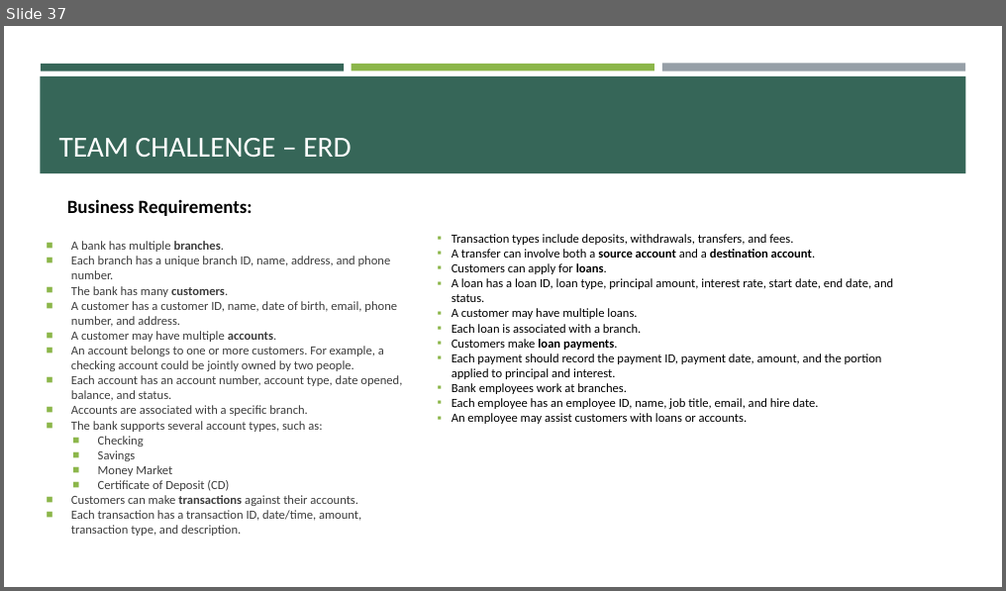
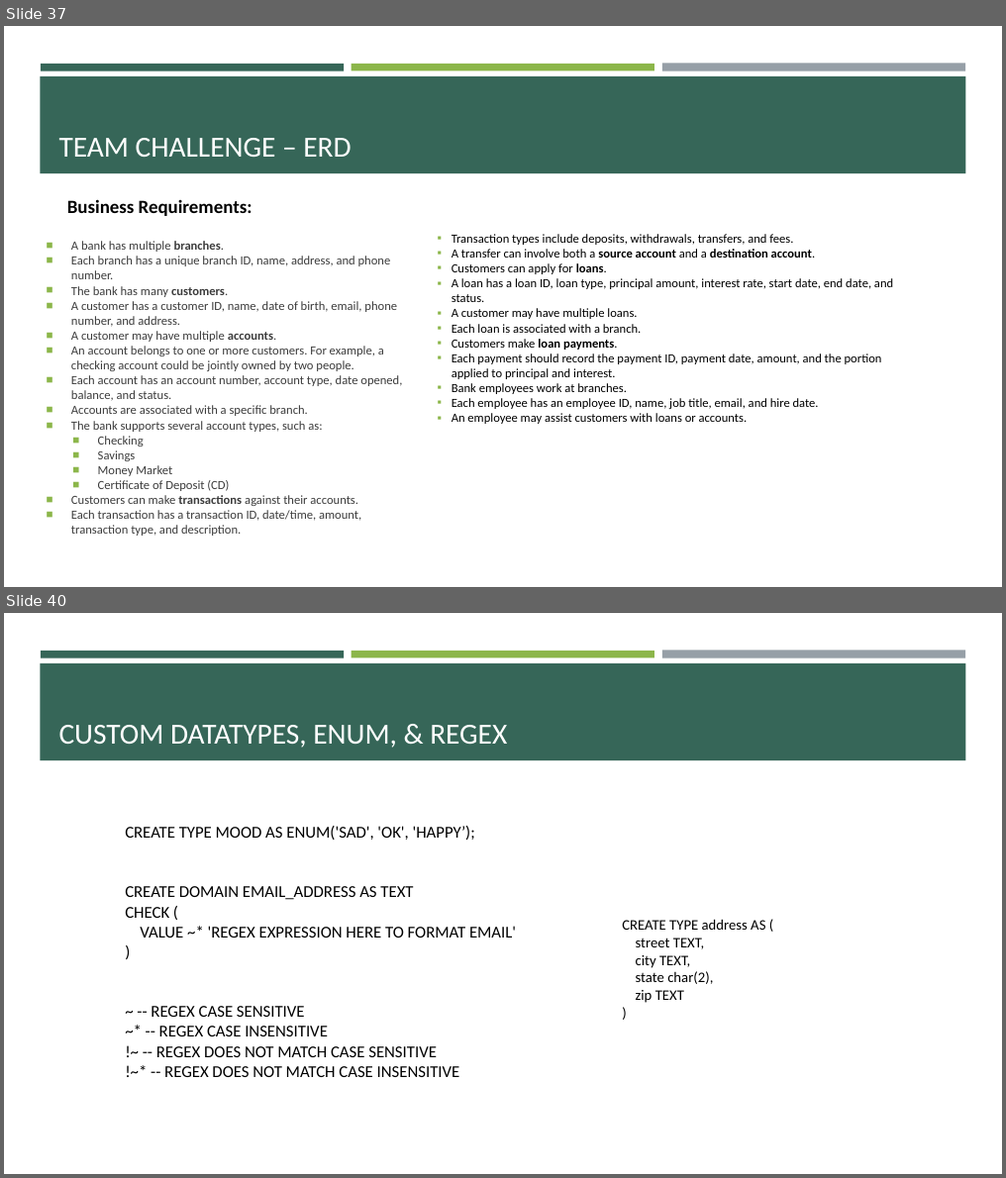
Before and after one commit to e-m-wilson/java-fs, a slide deck: Week_3/SQL_postgres.pptx. Shown one above the other, each under a label of ours: slide 37 before the commit, slides 37 and 40 after it; the slides between them are not shown. The pictures are 1006x591 and 1006x1178 pixels, drawn with LibreOffice and Linux fonts; fonts in the diff are those of the drawing. Boxes give left, top, right and bottom in pixels: in the first picture for what was removed or moved away, otherwise in the second. Text is boxed around its words. In the diff, an @@ line names an element or a change of style, - is before the commit and + after.

```diff
--- a/Week_3/SQL_postgres.pptx
+++ b/Week_3/SQL_postgres.pptx
@@ slide 40 added at (4,613,1002,1174), background #FFFFFF; not listed: 4 template elements that a slide beside it also shows @@
@@ title added at (59,725,507,748), 28 pt, text #FFFFFF @@
+CUSTOM DATATYPES, ENUM, & REGEX
@@ text added at (125,826,516,1077), 16 pt, text #000000 @@
+CREATE TYPE MOOD AS ENUM('SAD', 'OK', 'HAPPY’);
+CREATE DOMAIN EMAIL_ADDRESS AS TEXT
+CHECK (
+VALUE ~* 'REGEX EXPRESSION HERE TO FORMAT EMAIL'
+)
+~ -- REGEX CASE SENSITIVE
+~* -- REGEX CASE INSENSITIVE
+!~ -- REGEX DOES NOT MATCH CASE SENSITIVE
+!~* -- REGEX DOES NOT MATCH CASE INSENSITIVE
@@ text added at (622,919,765,1003), 14 pt, text #000000 @@
+CREATE TYPE address AS (
+street TEXT,
+city TEXT,
+state char(2),
+zip TEXT
+)
```
Also in this commit, not shown: 20 other slides added.
